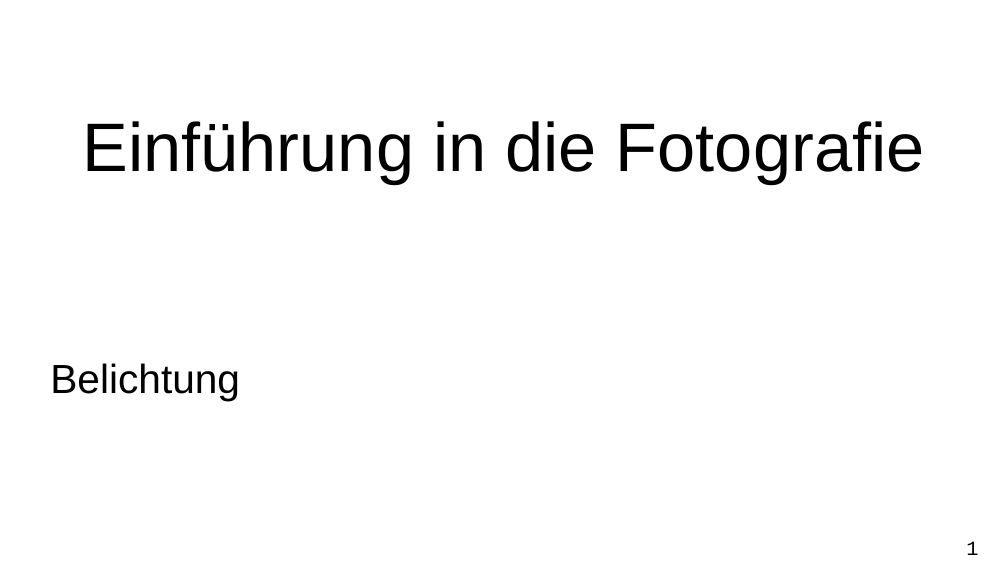
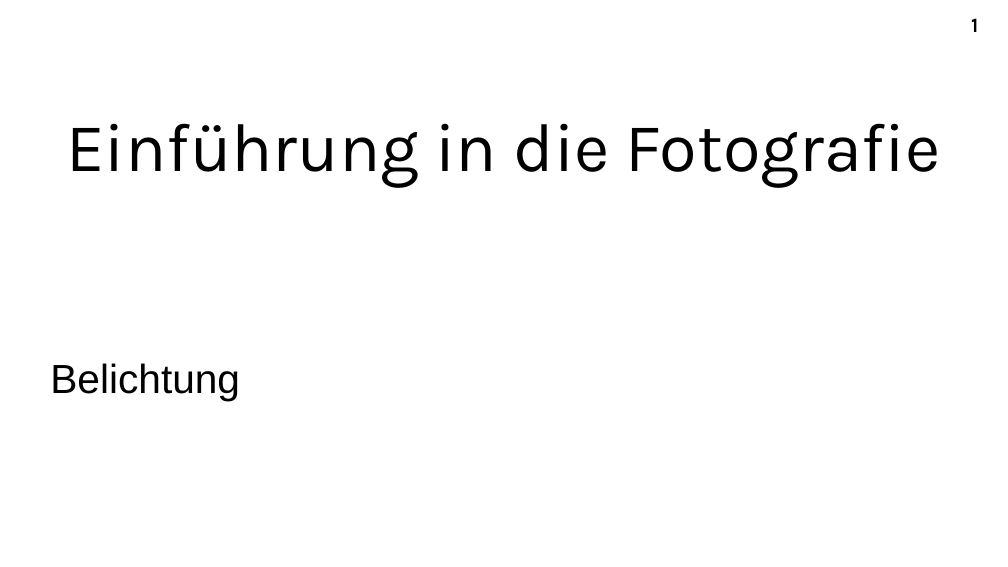
Before and after one commit to A-Schmid/PhotographyCourse, a slide deck: slide 1 of slides_de/exposure.odp. Drawn at 1008x567 pixels with LibreOffice and Linux fonts; fonts in the diff are those of the drawing. Boxes give left, top, right and bottom in pixels: in the first picture for what was removed or moved away, otherwise in the second. Text is boxed around its words. In the diff, an @@ line names an element or a change of style, - is before the commit and + after.

```diff
--- a/slides_de/exposure.odp
+++ b/slides_de/exposure.odp
@@ title "Einführung in die Fotografie" at bbox=[66, 123, 941, 188]: font Arial to Karla @@
@@ page number: place and size @@
-page number at bbox=[966, 541, 978, 555]
+page number at bbox=[971, 18, 978, 32]
@@ page number at bbox=[971, 18, 978, 32]: font Courier New to Karla, bold on @@
```
Also in this commit, not shown: 9 slides added, 1 slide removed, 2 other files.
